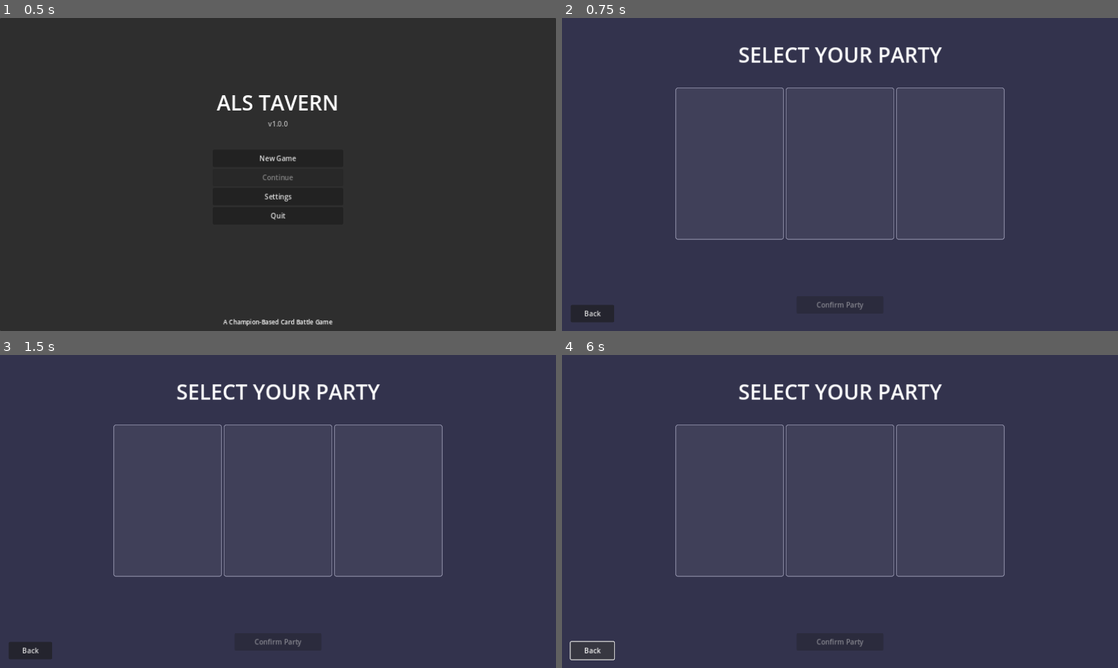
Above: before the commit, frames 1-4 (two rows, left to right).
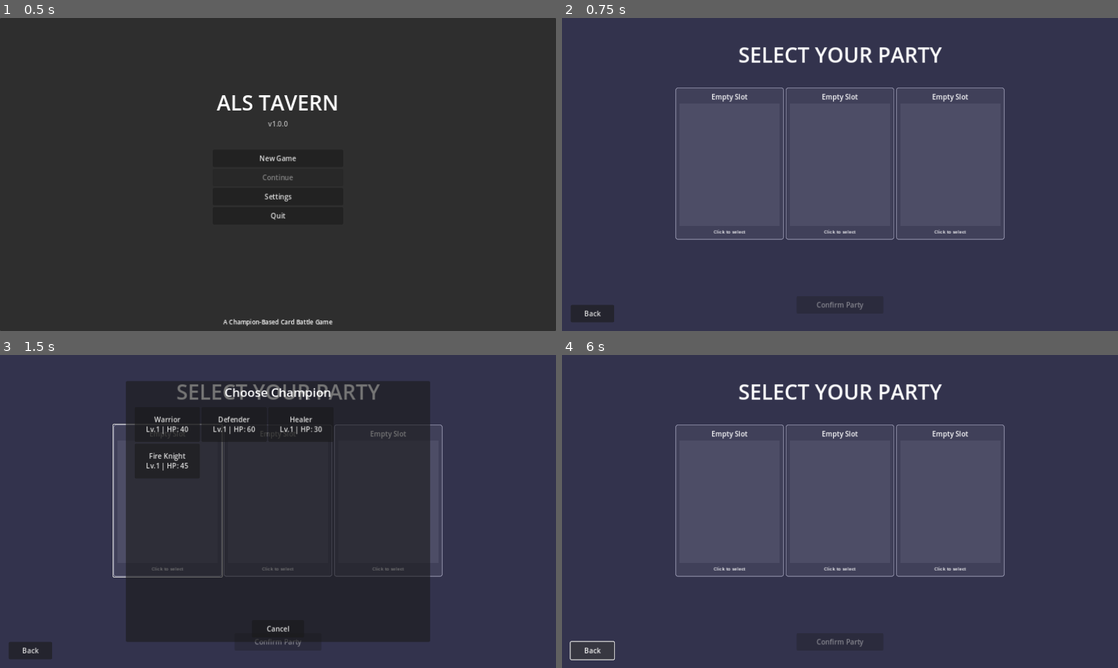
Above: after the commit, the same moments.

Repository: DaveEstey/als-tavern
Game: Godot game, scene res://scenes/main_menu.tscn
Same seed, same stepped clock (60 frames per second), same inputs: the game is played once before the commit and once after it.
Inputs (mouse positions are in pixels of both pictures, inside the frame that each line leads up to):
- Up to frame 1 (0.5 s): no input
- Up to frame 2 (0.75 s): click "New Game" at 0.5 s
- Up to frame 3 (1.5 s): click (166, 502) at 1.27 s
- Up to frame 4 (6 s): click (728, 423) at 2 s, where only the run after the commit has a clickable "Warrior Lv.1 | HP: 40"; click (728, 502) at 2.77 s; click (795, 423) at 3.5 s, where only the run after the commit has a clickable "Defender Lv.1 | HP: 60"; click (728, 502) at 4.27 s; click (862, 423) at 5 s, where only the run after the commit has a clickable "Healer Lv.1 | HP: 30"; click "Back" at 5.75 s

Frame 1 is identical in both runs. In frame 2, 0.4% of the frame differs, in the area x 27-74%, y 24-69%; in frame 3, 45%, in the area x 20-78%, y 8-92%; in frame 4, 0.4%.
Error after the commit: Trying to assign an array of type "Array" to a variable of type "Array[String]". (res://scripts/ui/party_selection_ui.gd:442)

Commit message:
Add SelectButton nodes to champion slots in party selection
Each ChampionSlot now contains:
- VBoxContainer with champion info (name, portrait, stats labels)
- SelectButton covering the entire panel for click detection
- Buttons are transparent and flat (invisible clickable area)

This fixes the warning: SelectButton not found in ChampionSlot1/2/3

The script can now properly detect when players click on champion slots.

Diff:
--- a/scenes/ui/party_selection.tscn
+++ b/scenes/ui/party_selection.tscn
@@ -66,15 +66,147 @@
 layout_mode = 2
 theme_override_styles/panel = SubResource("StyleBoxFlat_1")
 
+[node name="VBoxContainer" type="VBoxContainer" parent="ChampionSlotsContainer/ChampionSlot1"]
+layout_mode = 1
+anchors_preset = 15
+anchor_right = 1.0
+anchor_bottom = 1.0
+offset_left = 10.0
+offset_top = 10.0
+offset_right = -10.0
+offset_bottom = -10.0
+grow_horizontal = 2
+grow_vertical = 2
+
+[node name="ChampionName" type="Label" parent="ChampionSlotsContainer/ChampionSlot1/VBoxContainer"]
+layout_mode = 2
+text = "Empty Slot"
+horizontal_alignment = 1
+
+[node name="Portrait" type="ColorRect" parent="ChampionSlotsContainer/ChampionSlot1/VBoxContainer"]
+custom_minimum_size = Vector2(0, 150)
+layout_mode = 2
+size_flags_vertical = 3
+color = Color(0.3, 0.3, 0.4, 1)
+
+[node name="StatsLabel" type="Label" parent="ChampionSlotsContainer/ChampionSlot1/VBoxContainer"]
+layout_mode = 2
+theme_override_font_sizes/font_size = 11
+text = "Click to select"
+horizontal_alignment = 1
+
+[node name="SelectButton" type="Button" parent="ChampionSlotsContainer/ChampionSlot1"]
+layout_mode = 1
+anchors_preset = 15
+anchor_right = 1.0
+anchor_bottom = 1.0
+grow_horizontal = 2
+grow_vertical = 2
+theme_override_colors/font_color = Color(1, 1, 1, 0)
+theme_override_colors/font_hover_color = Color(1, 1, 1, 0)
+theme_override_colors/font_pressed_color = Color(1, 1, 1, 0)
+theme_override_styles/normal = SubResource("StyleBoxFlat_1")
+theme_override_styles/hover = SubResource("StyleBoxFlat_1")
+theme_override_styles/pressed = SubResource("StyleBoxFlat_1")
+flat = true
+
 [node name="ChampionSlot2" type="Panel" parent="ChampionSlotsContainer"]
 custom_minimum_size = Vector2(250, 300)
 layout_mode = 2
 theme_override_styles/panel = SubResource("StyleBoxFlat_1")
 
+[node name="VBoxContainer" type="VBoxContainer" parent="ChampionSlotsContainer/ChampionSlot2"]
+layout_mode = 1
+anchors_preset = 15
+anchor_right = 1.0
+anchor_bottom = 1.0
+offset_left = 10.0
+offset_top = 10.0
+offset_right = -10.0
+offset_bottom = -10.0
+grow_horizontal = 2
+grow_vertical = 2
+
+[node name="ChampionName" type="Label" parent="ChampionSlotsContainer/ChampionSlot2/VBoxContainer"]
+layout_mode = 2
+text = "Empty Slot"
+horizontal_alignment = 1
+
+[node name="Portrait" type="ColorRect" parent="ChampionSlotsContainer/ChampionSlot2/VBoxContainer"]
+custom_minimum_size = Vector2(0, 150)
+layout_mode = 2
+size_flags_vertical = 3
+color = Color(0.3, 0.3, 0.4, 1)
+
+[node name="StatsLabel" type="Label" parent="ChampionSlotsContainer/ChampionSlot2/VBoxContainer"]
+layout_mode = 2
+theme_override_font_sizes/font_size = 11
+text = "Click to select"
+horizontal_alignment = 1
+
+[node name="SelectButton" type="Button" parent="ChampionSlotsContainer/ChampionSlot2"]
+layout_mode = 1
+anchors_preset = 15
+anchor_right = 1.0
+anchor_bottom = 1.0
+grow_horizontal = 2
+grow_vertical = 2
+theme_override_colors/font_color = Color(1, 1, 1, 0)
+theme_override_colors/font_hover_color = Color(1, 1, 1, 0)
+theme_override_colors/font_pressed_color = Color(1, 1, 1, 0)
+theme_override_styles/normal = SubResource("StyleBoxFlat_1")
+theme_override_styles/hover = SubResource("StyleBoxFlat_1")
+theme_override_styles/pressed = SubResource("StyleBoxFlat_1")
+flat = true
+
 [node name="ChampionSlot3" type="Panel" parent="ChampionSlotsContainer"]
 custom_minimum_size = Vector2(250, 300)
 layout_mode = 2
 theme_override_styles/panel = SubResource("StyleBoxFlat_1")
+
+[node name="VBoxContainer" type="VBoxContainer" parent="ChampionSlotsContainer/ChampionSlot3"]
+layout_mode = 1
+anchors_preset = 15
+anchor_right = 1.0
+anchor_bottom = 1.0
+offset_left = 10.0
+offset_top = 10.0
+offset_right = -10.0
+offset_bottom = -10.0
+grow_horizontal = 2
+grow_vertical = 2
+
+[node name="ChampionName" type="Label" parent="ChampionSlotsContainer/ChampionSlot3/VBoxContainer"]
+layout_mode = 2
+text = "Empty Slot"
+horizontal_alignment = 1
+
+[node name="Portrait" type="ColorRect" parent="ChampionSlotsContainer/ChampionSlot3/VBoxContainer"]
+custom_minimum_size = Vector2(0, 150)
+layout_mode = 2
+size_flags_vertical = 3
+color = Color(0.3, 0.3, 0.4, 1)
+
+[node name="StatsLabel" type="Label" parent="ChampionSlotsContainer/ChampionSlot3/VBoxContainer"]
+layout_mode = 2
+theme_override_font_sizes/font_size = 11
+text = "Click to select"
+horizontal_alignment = 1
+
+[node name="SelectButton" type="Button" parent="ChampionSlotsContainer/ChampionSlot3"]
+layout_mode = 1
+anchors_preset = 15
+anchor_right = 1.0
+anchor_bottom = 1.0
+grow_horizontal = 2
+grow_vertical = 2
+theme_override_colors/font_color = Color(1, 1, 1, 0)
+theme_override_colors/font_hover_color = Color(1, 1, 1, 0)
+theme_override_colors/font_pressed_color = Color(1, 1, 1, 0)
+theme_override_styles/normal = SubResource("StyleBoxFlat_1")
+theme_override_styles/hover = SubResource("StyleBoxFlat_1")
+theme_override_styles/pressed = SubResource("StyleBoxFlat_1")
+flat = true
 
 [node name="ConfirmButton" type="Button" parent="."]
 layout_mode = 1
